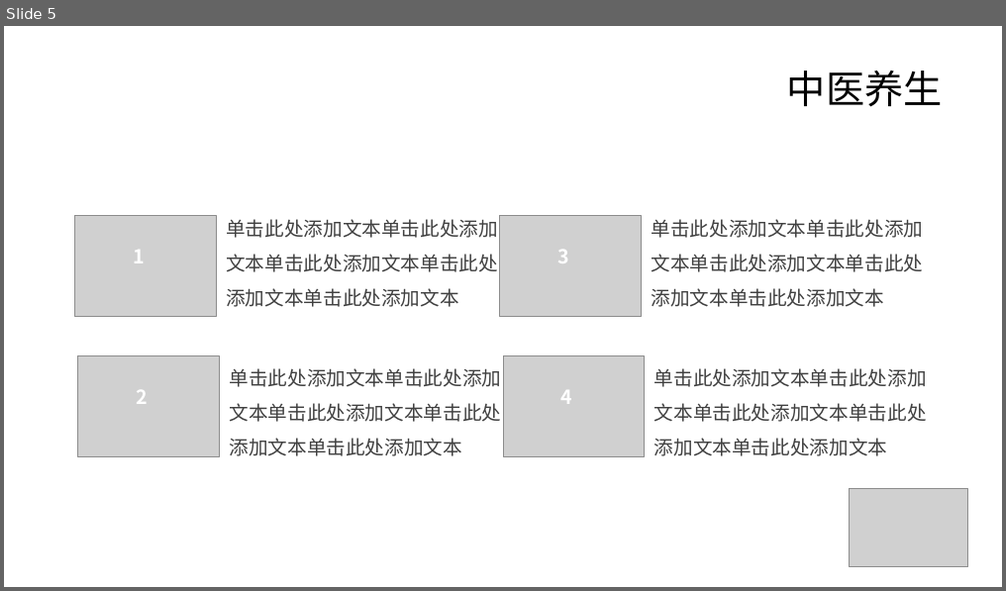
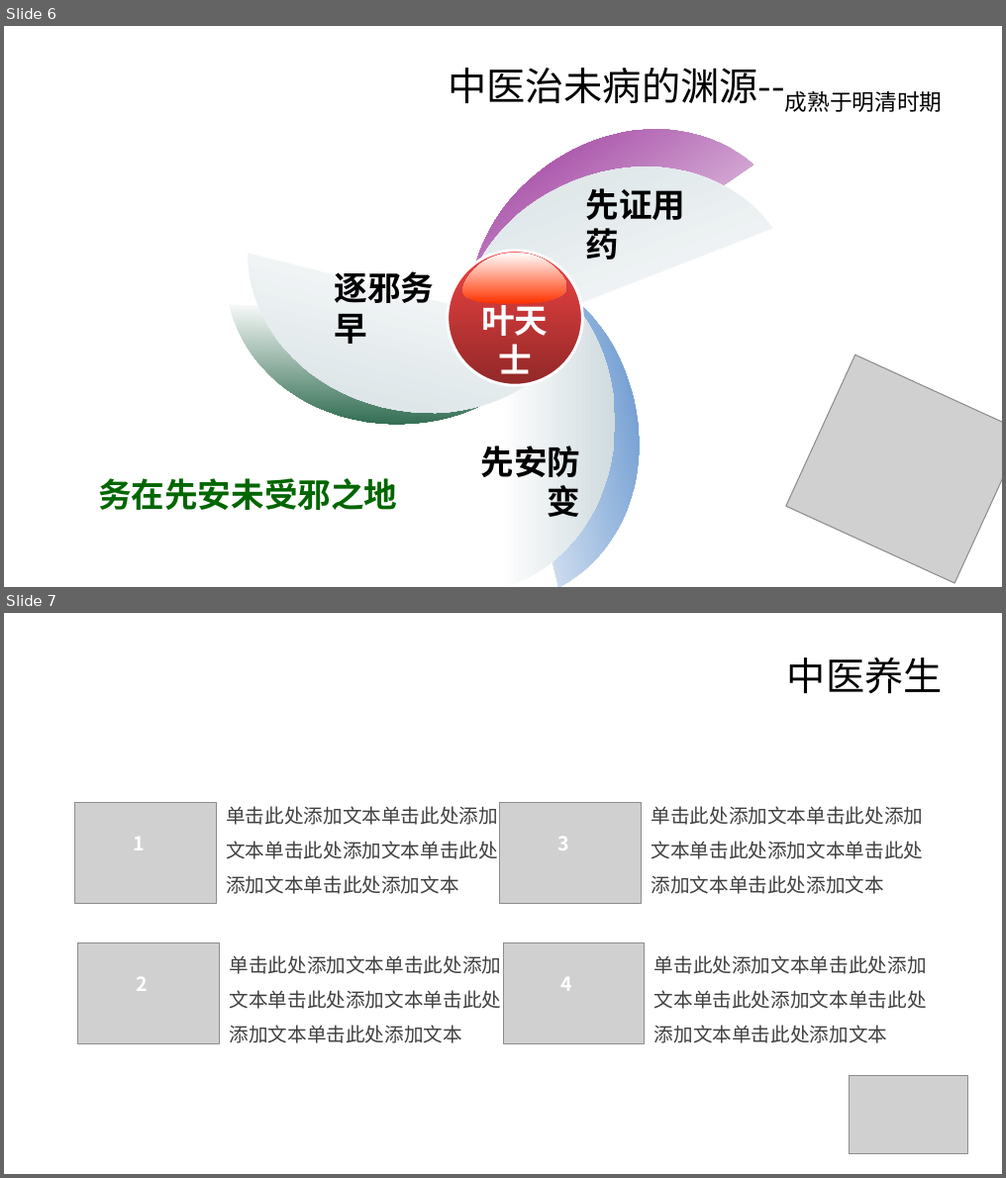
Before and after one commit to sdaulldd/PersonalWork, a slide deck: Document/中国风ppt模板-中医营养.pptx. Shown one above the other, each under a label of ours: slide 5 before the commit, slides 6 and 7 after it. The pictures are 1006x591 and 1006x1178 pixels, drawn with LibreOffice and Linux fonts; fonts in the diff are those of the drawing; grey boxes stand for pictures; background and template pictures are left out. Boxes give left, top, right and bottom in pixels: in the first picture for what was removed or moved away, otherwise in the second. Text is boxed around its words. In the diff, an @@ line names an element or a change of style, - is before the commit and + after.

```diff
--- a/Document/中国风ppt模板-中医营养.pptx
+++ b/Document/中国风ppt模板-中医营养.pptx
@@ slide 6 added at (4, 26, 1002, 587), background picture (left out) @@
@@ title added at (448, 68, 943, 112), 28 pt, text #000000 @@
+中医治未病的渊源--成熟于明清时期
@@ picture added at (786, 356, 1002, 584) @@
@@ group added at (219, 69, 771, 587): 7 freeform shapes, 4 texts, 1 ellipse @@
+叶天士
+逐邪务早
+先证用药
+先安防变
@@ text added at (98, 478, 397, 510), 24 pt, text #006600, bold @@
+务在先安未受邪之地
@@ what was slide 5 is now slide 7 @@
```
Also in this commit, not shown: 2 slides changed, 3 other slides added, 2 slides removed.
